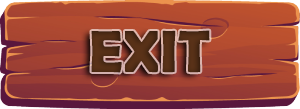
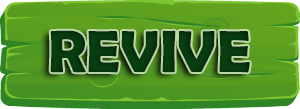
Layer changes from the first w=300, h=109 image to the second:
added layer "REVIVE" above "EXIT" over [50, 30, 250, 73]
hid "EXIT" over [91, 30, 210, 73]
added layer "图层 2" (overlay) above "图层 1" over [0, 0, 300, 109]
hid "图层 1" over [0, 0, 300, 109]